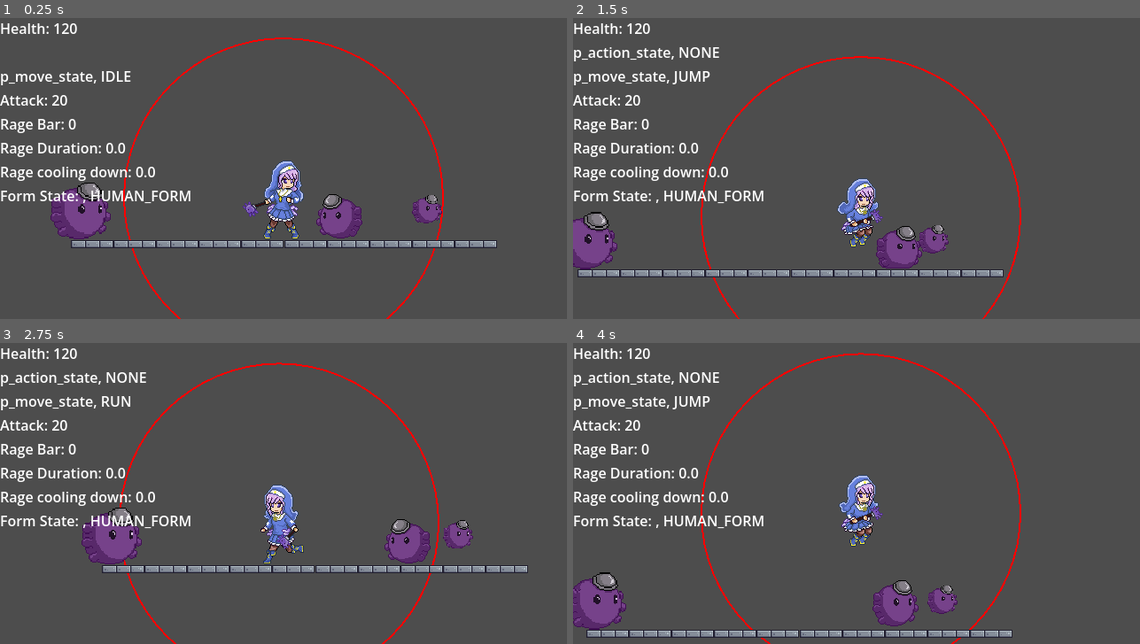
Above: before the commit, frames 1-4 (two rows, left to right).
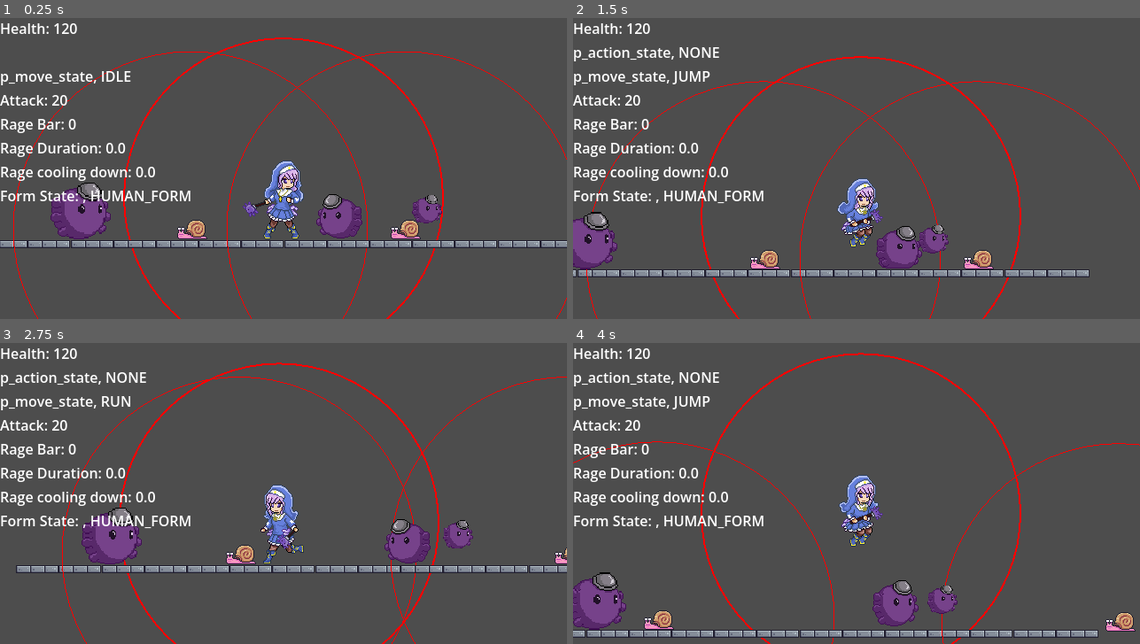
Above: after the commit, the same moments.

Repository: the-kureitibu/Game_Jam_2026
Game: Godot game, scene res://scenes/test_rooms/test_scene.tscn
The game is run twice, just before and just after one commit, with the same random seed, the same clock (stepped at 60 frames per second) and the same inputs.
Inputs (mouse positions are in pixels of both pictures, inside the frame that each line leads up to):
- Up to frame 1 (0.25 s): no input
- Up to frame 2 (1.5 s): move the mouse to (981, 153) at 0.52 s; hold D (right) from 0.53 s (still down); click (981, 153) at 0.6 s; tap Space (jump) at 0.77 s; move the mouse to (743, 183) at 1.27 s; right-click (743, 183) at 1.35 s
- Up to frame 3 (2.75 s): tap Space (jump) at 1.52 s; move the mouse to (340, 427) at 2.02 s; release D (right) at 2.03 s; hold A (left) from 2.03 s (still down); tap Y (dash) at 2.1 s
- Up to frame 4 (4 s): move the mouse to (828, 553) at 2.77 s; release A (left) at 2.78 s; hold D (right) from 2.78 s (still down); click (828, 553) at 2.85 s; tap Space (jump) at 3.02, 3.77 s; move the mouse to (1026, 538) at 3.52 s; right-click (1026, 538) at 3.6 s

The runs differ from the first frame. In frame 1, 1.8% of the frame differs, in the area x 0-100%, y 11-100%; in frame 2, 1.4%; in frame 3, 1.4%; in frame 4, 1.3%.

Commit message:
Adjust enemy Ai logic

Diff:
--- a/scenes/enemy_scene/enemy_scripts/mob_one.gd
+++ b/scenes/enemy_scene/enemy_scripts/mob_one.gd
@@ -14,8 +14,8 @@
 
 var to_left_max_dis: float = abs(-100.0)
 var to_right_max_dis: float = abs(100.0)
-var to_left_target: Vector2 = Vector2(-100.0, 0)
-var to_right_target: Vector2 = Vector2(100.0, 0)
+var to_left_target: Vector2 = Vector2(-10.0, 0)
+var to_right_target: Vector2 = Vector2(10.0, 0)
 var to_right: bool = false
 var to_left: bool = false
 var left_dir: Vector2 = Vector2.LEFT
@@ -55,23 +55,75 @@
 
 #region Tests
 func _draw() -> void:
+
 	draw_circle(Vector2(0, 0), 200.0, Color.RED, false, -2.0)
+
 #endregion
 
 #region Processes
 
 func _ready() -> void:
 	starting_pos = global_position
+	print(self)
 
 	print(starting_pos.distance_to(to_right_target), " starting pos distance to")
 	print(to_right_max_dis, " To right max dis")
 
 func _physics_process(delta: float) -> void:
 
+	try()
+	try2()
+	print(position.x)
 
-	velocity.x = 1.0 * speed
+	#if global_position.x >= to_right_max_dis:
+		#velocity.x = -1 * speed
+	#else:
+		#velocity.x = facing_dir * speed
 
 	move_and_slide()
+
+func try() -> void:
+	if reached_right:
+		return
+
+	velocity.x = facing_dir * speed
+
+	if global_position.x >= to_right_max_dis:
+		reached_right = true
+
+
+
+#var is_traveling: bool = false
+
+
+func try2() -> void:
+	if !reached_right:
+		return
+
+	var target := 0.0
+
+	if abs(velocity.x) > 0.1:
+		target = to_right_max_dis
+	elif velocity.x < 0.0:
+		target = to_left_max_dis
+
+	print("Target ", target)
+	var signed_dis = global_position.x - target
+	var signed_dir = sign(signed_dis)
+	var abs_dis = abs(signed_dis)
+	print("Abs distance ", abs_dis)
+	print("Signed dir ", signed_dir)
+
+	if signed_dir >= abs_dis:
+		reached_right = true
+		facing_dir = -1
+
+	elif global_position.x >= to_left_max_dis:
+		reached_left = true
+		facing_dir = 1
+
+	velocity.x = facing_dir * speed
+
 
 func handle_movement(delta) -> void:
 	if mob_one_state == MobStates.ATTACKING or mob_one_state == MobStates.HURT:
--- a/scenes/enemy_scene/mob_one.tscn
+++ b/scenes/enemy_scene/mob_one.tscn
@@ -3,7 +3,6 @@
 [ext_resource type="Script" uid="uid://68ons1oqd1ta" path="res://scenes/enemy_scene/enemy_scripts/mob_one.gd" id="1_r0rlw"]
 [ext_resource type="Texture2D" uid="uid://cy3jb7nl615sj" path="res://assets/sprites/enemies/snail/Hit (38x24).png" id="2_ioiux"]
 [ext_resource type="Texture2D" uid="uid://b6wm5ma7u4oyi" path="res://assets/sprites/enemies/snail/Walk (38x24).png" id="3_cd5s4"]
-[ext_resource type="PackedScene" uid="uid://boe26ixwk1fjm" path="res://scenes/test_rooms/test_room1.tscn" id="4_ioiux"]
 
 [sub_resource type="AtlasTexture" id="AtlasTexture_jc8b3"]
 atlas = ExtResource("2_ioiux")
@@ -144,30 +143,29 @@
 animation = &"walk"
 
 [node name="MainCol" type="CollisionShape2D" parent="." unique_id=479767348]
-position = Vector2(1, 4)
+position = Vector2(0, 4)
 rotation = 1.5707964
 shape = SubResource("CapsuleShape2D_nrq6o")
 
 [node name="HitBox" type="Area2D" parent="." unique_id=2138483376]
+collision_layer = 512
+collision_mask = 128
 
 [node name="HitBoxCol" type="CollisionShape2D" parent="HitBox" unique_id=1540954085]
-position = Vector2(1.9999999, 3)
-rotation = -1.5897467
+position = Vector2(2, 3.0000002)
+rotation = 1.5707964
 shape = SubResource("CapsuleShape2D_6p4r1")
 debug_color = Color(0.6390699, 0.5211794, 0.1952098, 0.41960785)
 
 [node name="HurtBox" type="Area2D" parent="." unique_id=832948043]
+collision_layer = 64
+collision_mask = 256
 
 [node name="HurtBoxCol" type="CollisionShape2D" parent="HurtBox" unique_id=1349892074]
-position = Vector2(2, 3.0000002)
-rotation = 1.5750122
+position = Vector2(2, 2)
+rotation = 1.5707964
 shape = SubResource("CapsuleShape2D_cmp17")
 debug_color = Color(0.825912, 0.3250735, 0.59496766, 0.41960785)
 
 [node name="Camera2D" type="Camera2D" parent="." unique_id=2788190]
-
-[node name="TestRoom1" parent="." unique_id=929027271 instance=ExtResource("4_ioiux")]
-position = Vector2(-120, 12)
-
-[node name="TestRoom2" parent="." unique_id=1180309438 instance=ExtResource("4_ioiux")]
-position = Vector2(120, 12)
+zoom = Vector2(2, 2)
--- a/scenes/test_rooms/test_room1.tscn
+++ b/scenes/test_rooms/test_room1.tscn
@@ -1,6 +1,7 @@
 [gd_scene format=3 uid="uid://boe26ixwk1fjm"]
 
 [ext_resource type="PackedScene" uid="uid://b4lmfhnv3qefn" path="res://scenes/environment_scene/floor_scene.tscn" id="1_kdr5h"]
+[ext_resource type="PackedScene" uid="uid://q3hyw88nqvk6" path="res://scenes/enemy_scene/mob_one.tscn" id="2_leimf"]
 
 [node name="TestRoom1" type="Node2D" unique_id=929027271]
 
@@ -18,5 +19,20 @@
 [node name="FloorScene4" parent="Floors" unique_id=2036410049 instance=ExtResource("1_kdr5h")]
 position = Vector2(96, 5)
 
+[node name="FloorScene8" parent="Floors" unique_id=1932316980 instance=ExtResource("1_kdr5h")]
+position = Vector2(145, 5)
+
+[node name="FloorScene9" parent="Floors" unique_id=802830746 instance=ExtResource("1_kdr5h")]
+position = Vector2(193, 5)
+
 [node name="FloorScene5" parent="Floors" unique_id=202838921 instance=ExtResource("1_kdr5h")]
 position = Vector2(-96, 5)
+
+[node name="FloorScene6" parent="Floors" unique_id=1286063252 instance=ExtResource("1_kdr5h")]
+position = Vector2(-145, 5)
+
+[node name="FloorScene7" parent="Floors" unique_id=241085936 instance=ExtResource("1_kdr5h")]
+position = Vector2(-193, 5)
+
+[node name="MobOne" parent="." unique_id=1148431991 instance=ExtResource("2_leimf")]
+position = Vector2(0, -12)
